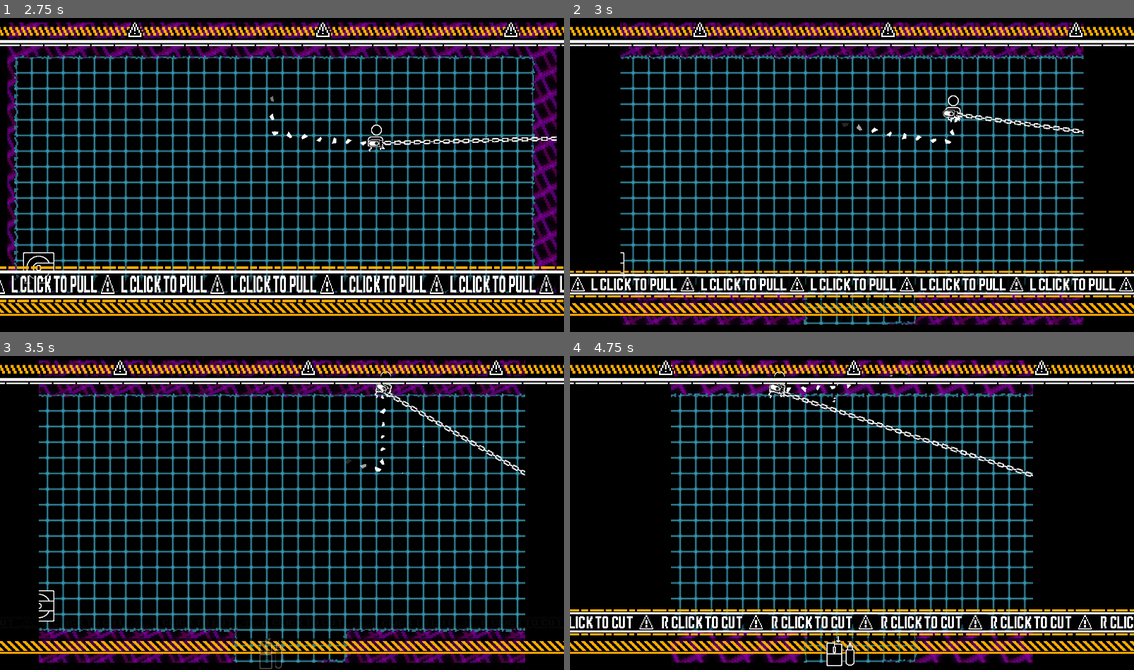
Above: before the commit, frames 1-4 (two rows, left to right).
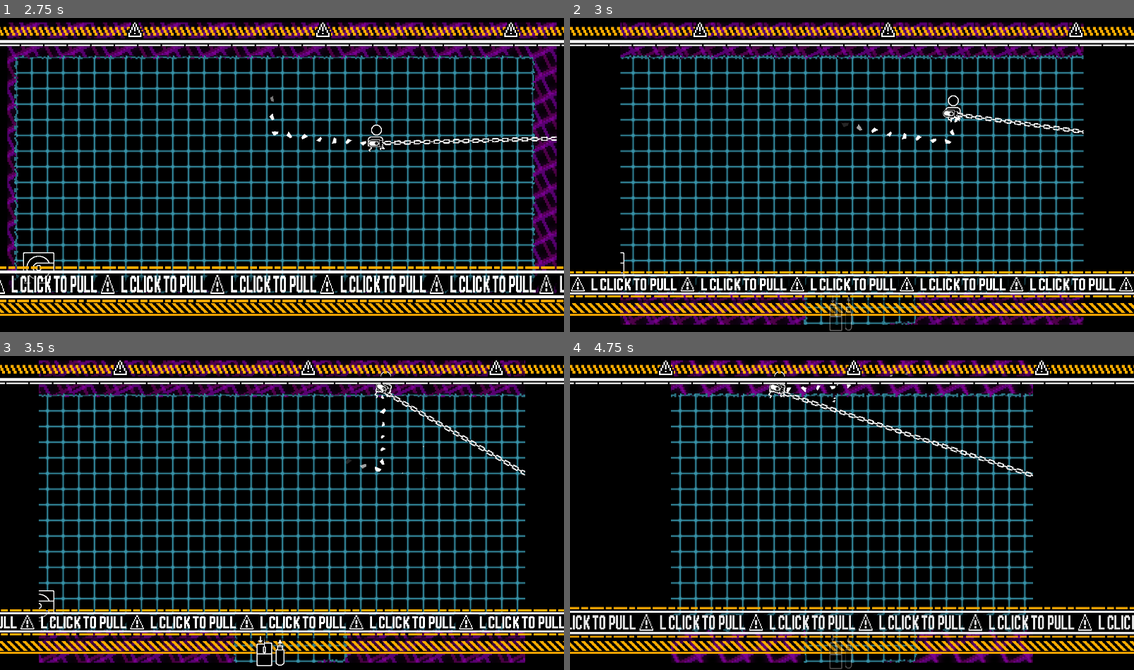
Above: after the commit, the same moments.

Repository: SomeSortOfSam/Hardest_Drive
Game: Godot game, scene res://scenes/gamplay.tscn
The game is run twice, just before and just after one commit, with the same random seed, the same clock (stepped at 60 frames per second) and the same inputs. Sound files missing from this copy of the repository are replaced by a short silence.
Inputs (mouse positions are in pixels of both pictures, inside the frame that each line leads up to):
- Up to frame 1 (2.75 s): move the mouse to (406, 159) at 0.52 s; hold D (player_right) 0.53-1.28 s; click (406, 159) at 0.67 s; move the mouse to (169, 190) at 1.27 s; hold S (player_down) 1.28-2.03 s; click (169, 190) at 1.42 s; move the mouse to (338, 102) at 2.02 s; hold D (player_right) from 2.03 s (still down); click (338, 102) at 2.17 s
- Up to frame 2 (3 s): move the mouse to (823, 237) at 2.77 s; release D (player_right) at 2.78 s; hold W (player_up) from 2.78 s (still down); click (823, 237) at 2.92 s
- Up to frame 3 (3.5 s): keep holding W (player_up)
- Up to frame 4 (4.75 s): move the mouse to (1021, 560) at 3.52 s; release W (player_up) at 3.53 s; hold A (player_left) from 3.53 s (still down); click (1021, 560) at 3.67 s; tap Space (reset_screen) at 4.15 s; move the mouse to (682, 462) at 4.27 s; click (682, 462) at 4.42 s

Frame 1 is identical in both runs. In frame 2, 1.1% of the frame differs, in the area x 0-100%, y 80-100%; in frame 3, 5.8%; in frame 4, 7.1%, in the area x 0-100%, y 79-100%.

Commit message:
increased tutorial pulls

Diff:
--- a/scenes/tutorial.tscn
+++ b/scenes/tutorial.tscn
@@ -277,42 +277,6 @@
 "speed": 8.0
 }]
 
-[sub_resource type="Animation" id="Animation_324n4"]
-resource_name = "SpriteOut"
-tracks/0/type = "bezier"
-tracks/0/imported = false
-tracks/0/enabled = true
-tracks/0/path = NodePath("Control/AnimatedSprite2D:position:y")
-tracks/0/interp = 1
-tracks/0/loop_wrap = true
-tracks/0/keys = {
-"handle_modes": PackedInt32Array(0, 0, 0, 0),
-"points": PackedFloat32Array(0, -0.25, 0, 0.25, 0, 0, -0.25, 0, 0.25, 0, -16, -0.25, 0, 0.25, 0, 96, -0.25, 0, 0.25, 0),
-"times": PackedFloat32Array(0, 0.2, 0.5, 1)
-}
-tracks/1/type = "bezier"
-tracks/1/imported = false
-tracks/1/enabled = true
-tracks/1/path = NodePath("Control/AnimatedSprite2D:scale:x")
-tracks/1/interp = 1
-tracks/1/loop_wrap = true
-tracks/1/keys = {
-"handle_modes": PackedInt32Array(0, 0, 0, 0),
-"points": PackedFloat32Array(1, -0.25, 0, 0.25, 0, 1.2, -0.25, 0, 0.25, 0, 0.8, -0.25, 0, 0.25, 0, 1, -0.25, 0, 0.25, 0),
-"times": PackedFloat32Array(0, 0.2, 0.5, 1)
-}
-tracks/2/type = "bezier"
-tracks/2/imported = false
-tracks/2/enabled = true
-tracks/2/path = NodePath("Control/AnimatedSprite2D:scale:y")
-tracks/2/interp = 1
-tracks/2/loop_wrap = true
-tracks/2/keys = {
-"handle_modes": PackedInt32Array(0, 0, 0, 0),
-"points": PackedFloat32Array(1, -0.25, 0, 0.25, 0, 0.8, -0.25, 0, 0.25, 0, 1.2, -0.25, 0, 0.25, 0, 1.2, -0.25, 0, 0.25, 0),
-"times": PackedFloat32Array(0, 0.2, 0.5, 1)
-}
-
 [sub_resource type="Animation" id="Animation_u0o12"]
 resource_name = "SpriteChange"
 length = 0.6
@@ -350,6 +314,42 @@
 "times": PackedFloat32Array(0, 0.3, 0.5)
 }
 
+[sub_resource type="Animation" id="Animation_324n4"]
+resource_name = "SpriteOut"
+tracks/0/type = "bezier"
+tracks/0/imported = false
+tracks/0/enabled = true
+tracks/0/path = NodePath("Control/AnimatedSprite2D:position:y")
+tracks/0/interp = 1
+tracks/0/loop_wrap = true
+tracks/0/keys = {
+"handle_modes": PackedInt32Array(0, 0, 0, 0),
+"points": PackedFloat32Array(0, -0.25, 0, 0.25, 0, 0, -0.25, 0, 0.25, 0, -16, -0.25, 0, 0.25, 0, 96, -0.25, 0, 0.25, 0),
+"times": PackedFloat32Array(0, 0.2, 0.5, 1)
+}
+tracks/1/type = "bezier"
+tracks/1/imported = false
+tracks/1/enabled = true
+tracks/1/path = NodePath("Control/AnimatedSprite2D:scale:x")
+tracks/1/interp = 1
+tracks/1/loop_wrap = true
+tracks/1/keys = {
+"handle_modes": PackedInt32Array(0, 0, 0, 0),
+"points": PackedFloat32Array(1, -0.25, 0, 0.25, 0, 1.2, -0.25, 0, 0.25, 0, 0.8, -0.25, 0, 0.25, 0, 1, -0.25, 0, 0.25, 0),
+"times": PackedFloat32Array(0, 0.2, 0.5, 1)
+}
+tracks/2/type = "bezier"
+tracks/2/imported = false
+tracks/2/enabled = true
+tracks/2/path = NodePath("Control/AnimatedSprite2D:scale:y")
+tracks/2/interp = 1
+tracks/2/loop_wrap = true
+tracks/2/keys = {
+"handle_modes": PackedInt32Array(0, 0, 0, 0),
+"points": PackedFloat32Array(1, -0.25, 0, 0.25, 0, 0.8, -0.25, 0, 0.25, 0, 1.2, -0.25, 0, 0.25, 0, 1.2, -0.25, 0, 0.25, 0),
+"times": PackedFloat32Array(0, 0.2, 0.5, 1)
+}
+
 [sub_resource type="AnimationLibrary" id="AnimationLibrary_elob8"]
 _data = {
 "SpriteChange": SubResource("Animation_u0o12"),
@@ -373,6 +373,118 @@
 shader_parameter/motion = Vector2(-80, 0)
 shader_parameter/scale = 2.0
 shader_parameter/offset = Vector2(0, 0)
+
+[sub_resource type="Animation" id="Animation_42bwr"]
+resource_name = "BannerOut"
+tracks/0/type = "bezier"
+tracks/0/imported = false
+tracks/0/enabled = true
+tracks/0/path = NodePath(".:anchor_top")
+tracks/0/interp = 1
+tracks/0/loop_wrap = true
+tracks/0/keys = {
+"handle_modes": PackedInt32Array(0, 0, 0),
+"points": PackedFloat32Array(0.8, -0.25, 0, 0.25, 0, 0.7, -0.5, 0, 0.25, 0, 1.2, -0.25, 0, 0.25, 0),
+"times": PackedFloat32Array(0, 0.3, 0.7)
+}
+tracks/1/type = "bezier"
+tracks/1/imported = false
+tracks/1/enabled = true
+tracks/1/path = NodePath(".:anchor_bottom")
+tracks/1/interp = 1
+tracks/1/loop_wrap = true
+tracks/1/keys = {
+"handle_modes": PackedInt32Array(0, 0, 0),
+"points": PackedFloat32Array(0.9, -0.25, 0, 0.25, 0, 0.85, -0.5, 0, 0.25, 0, 1.3, -0.25, 0, 0.25, 0),
+"times": PackedFloat32Array(0, 0.3, 0.7)
+}
+tracks/2/type = "value"
+tracks/2/imported = false
+tracks/2/enabled = true
+tracks/2/path = NodePath(".:modulate")
+tracks/2/interp = 1
+tracks/2/loop_wrap = true
+tracks/2/keys = {
+"times": PackedFloat32Array(0),
+"transitions": PackedFloat32Array(1),
+"update": 0,
+"values": [Color(1, 1, 1, 1)]
+}
+tracks/3/type = "bezier"
+tracks/3/imported = false
+tracks/3/enabled = true
+tracks/3/path = NodePath("Messages:modulate:a")
+tracks/3/interp = 1
+tracks/3/loop_wrap = true
+tracks/3/keys = {
+"handle_modes": PackedInt32Array(0, 0, 0, 0),
+"points": PackedFloat32Array(1, -0.25, 0, 0.25, 0, 0, -0.25, 0, 0.25, 0, 0, -0.25, 0, 0.25, 0, 1, -0.25, 0, 0.25, 0),
+"times": PackedFloat32Array(0, 0.3, 0.7, 0.9)
+}
+
+[sub_resource type="Animation" id="Animation_d3x2j"]
+resource_name = "ChangeBanner"
+length = 0.5
+tracks/0/type = "value"
+tracks/0/imported = false
+tracks/0/enabled = true
+tracks/0/path = NodePath(".:modulate")
+tracks/0/interp = 1
+tracks/0/loop_wrap = true
+tracks/0/keys = {
+"times": PackedFloat32Array(0),
+"transitions": PackedFloat32Array(1),
+"update": 0,
+"values": [Color(1, 1, 1, 1)]
+}
+tracks/1/type = "bezier"
+tracks/1/imported = false
+tracks/1/enabled = true
+tracks/1/path = NodePath(".:anchor_top")
+tracks/1/interp = 1
+tracks/1/loop_wrap = true
+tracks/1/keys = {
+"handle_modes": PackedInt32Array(0, 0, 0),
+"points": PackedFloat32Array(0.8, -0.25, 0, 0.25, 0, 0.78, -0.25, 0, 0.25, 0, 0.85, -0.25, 0, 0.25, 0),
+"times": PackedFloat32Array(0, 0.2, 0.4)
+}
+tracks/2/type = "bezier"
+tracks/2/imported = false
+tracks/2/enabled = true
+tracks/2/path = NodePath(".:anchor_bottom")
+tracks/2/interp = 1
+tracks/2/loop_wrap = true
+tracks/2/keys = {
+"handle_modes": PackedInt32Array(0, 0, 0),
+"points": PackedFloat32Array(0.9, -0.25, 0, 0.25, 0, 0.92, -0.25, 0, 0.25, 0, 0.85, -0.25, 0, 0.25, 0),
+"times": PackedFloat32Array(0, 0.2, 0.4)
+}
+tracks/3/type = "bezier"
+tracks/3/imported = false
+tracks/3/enabled = true
+tracks/3/path = NodePath(".:modulate:a")
+tracks/3/interp = 1
+tracks/3/loop_wrap = true
+tracks/3/keys = {
+"handle_modes": PackedInt32Array(0, 0),
+"points": PackedFloat32Array(1, -0.25, 0, 0.25, 0, 0, -0.25, 0, 0.25, 0),
+"times": PackedFloat32Array(0.2, 0.5)
+}
+
+[sub_resource type="Animation" id="Animation_gskhv"]
+resource_name = "RESET"
+tracks/0/type = "value"
+tracks/0/imported = false
+tracks/0/enabled = true
+tracks/0/path = NodePath(".:modulate")
+tracks/0/interp = 1
+tracks/0/loop_wrap = true
+tracks/0/keys = {
+"times": PackedFloat32Array(0),
+"transitions": PackedFloat32Array(1),
+"update": 0,
+"values": [Color(1, 1, 1, 1)]
+}
 
 [sub_resource type="Animation" id="Animation_dmwns"]
 resource_name = "Warn"
@@ -390,118 +502,6 @@
 "values": [Color(1, 0, 0, 1), Color(1, 1, 0, 1), Color(1, 1, 1, 1)]
 }
 
-[sub_resource type="Animation" id="Animation_d3x2j"]
-resource_name = "ChangeBanner"
-length = 0.5
-tracks/0/type = "value"
-tracks/0/imported = false
-tracks/0/enabled = true
-tracks/0/path = NodePath(".:modulate")
-tracks/0/interp = 1
-tracks/0/loop_wrap = true
-tracks/0/keys = {
-"times": PackedFloat32Array(0),
-"transitions": PackedFloat32Array(1),
-"update": 0,
-"values": [Color(1, 1, 1, 1)]
-}
-tracks/1/type = "bezier"
-tracks/1/imported = false
-tracks/1/enabled = true
-tracks/1/path = NodePath(".:anchor_top")
-tracks/1/interp = 1
-tracks/1/loop_wrap = true
-tracks/1/keys = {
-"handle_modes": PackedInt32Array(0, 0, 0),
-"points": PackedFloat32Array(0.8, -0.25, 0, 0.25, 0, 0.78, -0.25, 0, 0.25, 0, 0.85, -0.25, 0, 0.25, 0),
-"times": PackedFloat32Array(0, 0.2, 0.4)
-}
-tracks/2/type = "bezier"
-tracks/2/imported = false
-tracks/2/enabled = true
-tracks/2/path = NodePath(".:anchor_bottom")
-tracks/2/interp = 1
-tracks/2/loop_wrap = true
-tracks/2/keys = {
-"handle_modes": PackedInt32Array(0, 0, 0),
-"points": PackedFloat32Array(0.9, -0.25, 0, 0.25, 0, 0.92, -0.25, 0, 0.25, 0, 0.85, -0.25, 0, 0.25, 0),
-"times": PackedFloat32Array(0, 0.2, 0.4)
-}
-tracks/3/type = "bezier"
-tracks/3/imported = false
-tracks/3/enabled = true
-tracks/3/path = NodePath(".:modulate:a")
-tracks/3/interp = 1
-tracks/3/loop_wrap = true
-tracks/3/keys = {
-"handle_modes": PackedInt32Array(0, 0),
-"points": PackedFloat32Array(1, -0.25, 0, 0.25, 0, 0, -0.25, 0, 0.25, 0),
-"times": PackedFloat32Array(0.2, 0.5)
-}
-
-[sub_resource type="Animation" id="Animation_gskhv"]
-resource_name = "RESET"
-tracks/0/type = "value"
-tracks/0/imported = false
-tracks/0/enabled = true
-tracks/0/path = NodePath(".:modulate")
-tracks/0/interp = 1
-tracks/0/loop_wrap = true
-tracks/0/keys = {
-"times": PackedFloat32Array(0),
-"transitions": PackedFloat32Array(1),
-"update": 0,
-"values": [Color(1, 1, 1, 1)]
-}
-
-[sub_resource type="Animation" id="Animation_42bwr"]
-resource_name = "BannerOut"
-tracks/0/type = "bezier"
-tracks/0/imported = false
-tracks/0/enabled = true
-tracks/0/path = NodePath(".:anchor_top")
-tracks/0/interp = 1
-tracks/0/loop_wrap = true
-tracks/0/keys = {
-"handle_modes": PackedInt32Array(0, 0, 0),
-"points": PackedFloat32Array(0.8, -0.25, 0, 0.25, 0, 0.7, -0.5, 0, 0.25, 0, 1.2, -0.25, 0, 0.25, 0),
-"times": PackedFloat32Array(0, 0.3, 0.7)
-}
-tracks/1/type = "bezier"
-tracks/1/imported = false
-tracks/1/enabled = true
-tracks/1/path = NodePath(".:anchor_bottom")
-tracks/1/interp = 1
-tracks/1/loop_wrap = true
-tracks/1/keys = {
-"handle_modes": PackedInt32Array(0, 0, 0),
-"points": PackedFloat32Array(0.9, -0.25, 0, 0.25, 0, 0.85, -0.5, 0, 0.25, 0, 1.3, -0.25, 0, 0.25, 0),
-"times": PackedFloat32Array(0, 0.3, 0.7)
-}
-tracks/2/type = "value"
-tracks/2/imported = false
-tracks/2/enabled = true
-tracks/2/path = NodePath(".:modulate")
-tracks/2/interp = 1
-tracks/2/loop_wrap = true
-tracks/2/keys = {
-"times": PackedFloat32Array(0),
-"transitions": PackedFloat32Array(1),
-"update": 0,
-"values": [Color(1, 1, 1, 1)]
-}
-tracks/3/type = "bezier"
-tracks/3/imported = false
-tracks/3/enabled = true
-tracks/3/path = NodePath("Messages:modulate:a")
-tracks/3/interp = 1
-tracks/3/loop_wrap = true
-tracks/3/keys = {
-"handle_modes": PackedInt32Array(0, 0, 0, 0),
-"points": PackedFloat32Array(1, -0.25, 0, 0.25, 0, 0, -0.25, 0, 0.25, 0, 0, -0.25, 0, 0.25, 0, 1, -0.25, 0, 0.25, 0),
-"times": PackedFloat32Array(0, 0.3, 0.7, 0.9)
-}
-
 [sub_resource type="AnimationLibrary" id="AnimationLibrary_3aahy"]
 _data = {
 "BannerOut": SubResource("Animation_42bwr"),
--- a/scripts/tutorial.gd
+++ b/scripts/tutorial.gd
@@ -13,15 +13,15 @@
 signal done
 
 func _unhandled_input(event):
-	if ((triggered_count < 2 or (triggered_count > 2 and triggered_count <= 4))
+	if ((triggered_count < 2 or (triggered_count > 2 and triggered_count <= 6))
 	 and event is InputEventMouseButton and\
 	 event.button_index == MOUSE_BUTTON_LEFT and event.is_pressed()) or\
 	(triggered_count == 2 and
 	(event.is_action_pressed("player_up") or event.is_action_pressed("player_down") or \
 	event.is_action_pressed("player_left") or event.is_action_pressed("player_right"))) or \
-	(triggered_count == 5 and (event is InputEventMouseButton and\
+	(triggered_count == 7 and (event is InputEventMouseButton and\
 	 event.button_index == MOUSE_BUTTON_RIGHT and event.is_pressed())) or\
-	(triggered_count == 6 and event.is_action_pressed("reset_screen") ):
+	(triggered_count == 8 and event.is_action_pressed("reset_screen") ):
 		triggered_count += 1
 		if triggered_count == 1:
 			swap_banner_to(2)
@@ -36,14 +36,14 @@
 		if triggered_count == 4:
 			swap_banner_to(2)
 			animator.play("pull")
-		if triggered_count == 5:
+		if triggered_count == 7:
 			swap_banner_to(3)
 			swap_sprite_to("unhook")
-		if triggered_count == 6:
+		if triggered_count == 8:
 			swap_banner_to(4)
 			swap_sprite_to("space")
 			player_reset_screen_enabled.emit()
-		if triggered_count >= 7:
+		if triggered_count >= 9:
 			banner_mover.play("BannerOut")
 			sprite_mover.play("SpriteOut")
 			done.emit()
